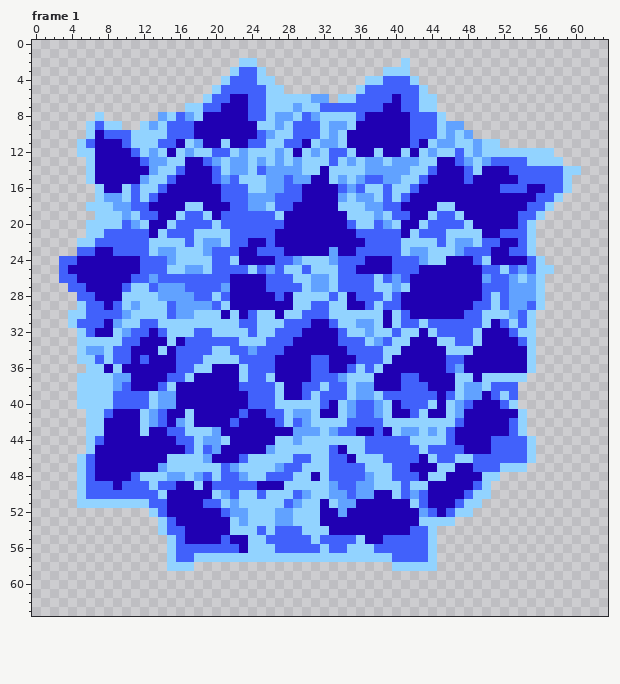
One commit to this pixel-art file: Assets/Sprites/ArkaniumDeposit.ase. Above: the version before the commit.
64x64 pixels, 2 frames. Shown: frame 1. The commit also changed other frames, which this record leaves out.
Once edited:
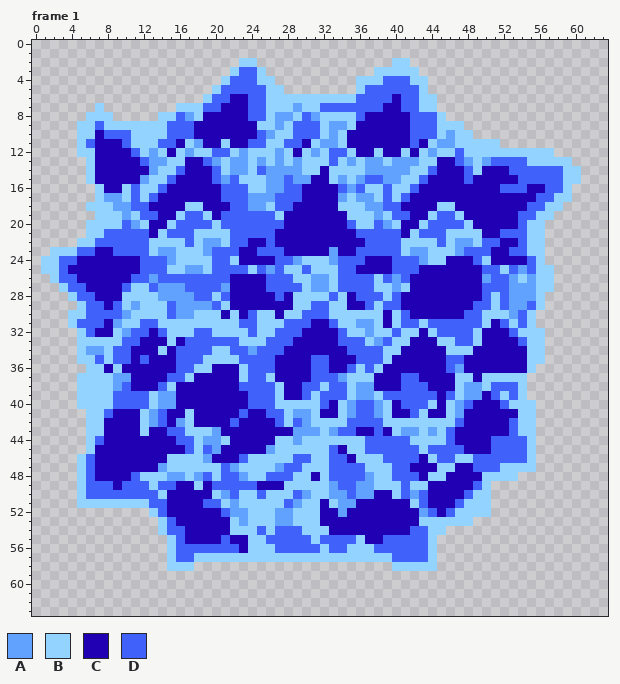
Palette (. is transparent): A #61a2ff  B #92d3ff  C #2000b2  D #4161fb
Difference:
Frame 1:
Colour B is added in row 2 at x 40; in row 3 at x 38 and 42; in row 4 at x 36 and 43; in row 6 at x 33; in row 7 at x 7 and 16; in row 8 at x 6 and 8.
Colour B is added in row 9 at x 5 and 10 to 11; in row 10 at x 5; in row 13 at x 59; in row 15 at x 60; in row 17 at x 59; in row 18 at x 58.
Colour B is added in row 19 at x 57; in rows 20 to 22 at x 56; in row 23 at x 2 to 4 and 56; in rows 24 to 25 at x 1 to 2; in row 26 at x 2 and 57; in row 27 at x 3 and 57.
Colour B is added in row 28 at x 4; in rows 32 to 35 at x 56; in rows 38 to 39 at x 54; in row 40 at x 54 to 55; in rows 41 to 43 at x 55; in row 47 at x 55.
Colour B is added in row 48 at x 52 to 53; in row 51 at x 50; in row 52 at x 49 to 50; in row 53 at x 47 to 48; in row 54 at x 45.
Colour B replaces colour A in row 6 at x 31 to 32; in row 8 at x 14; in row 9 at x 13 and 46 to 47; in row 10 at x 48; in rows 11 to 12 at x 49.
